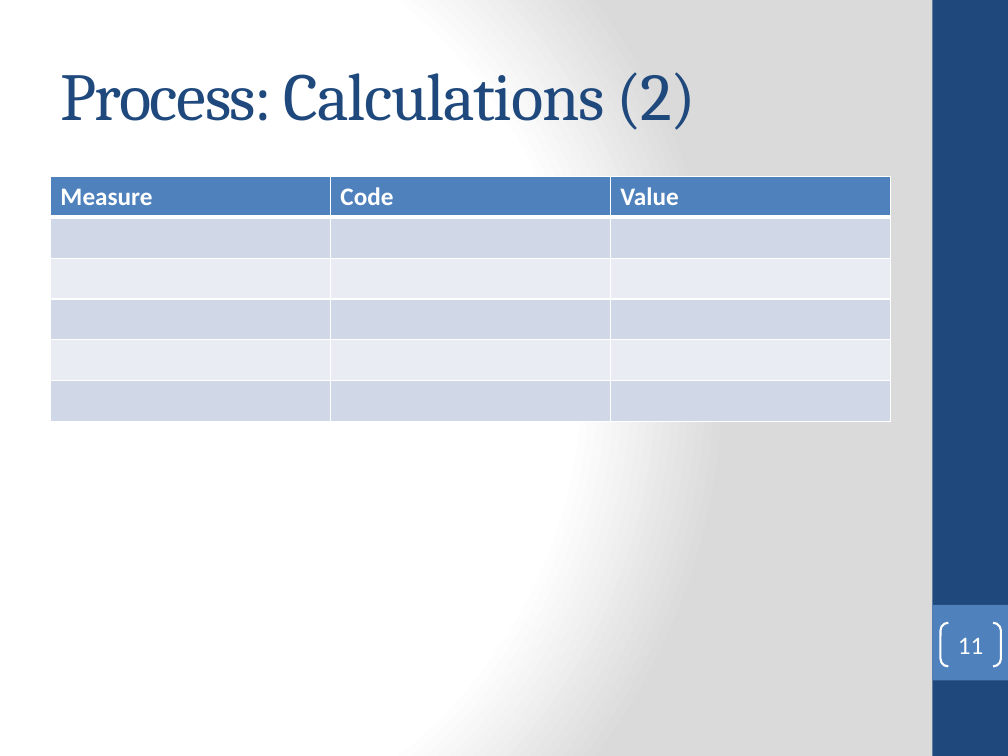
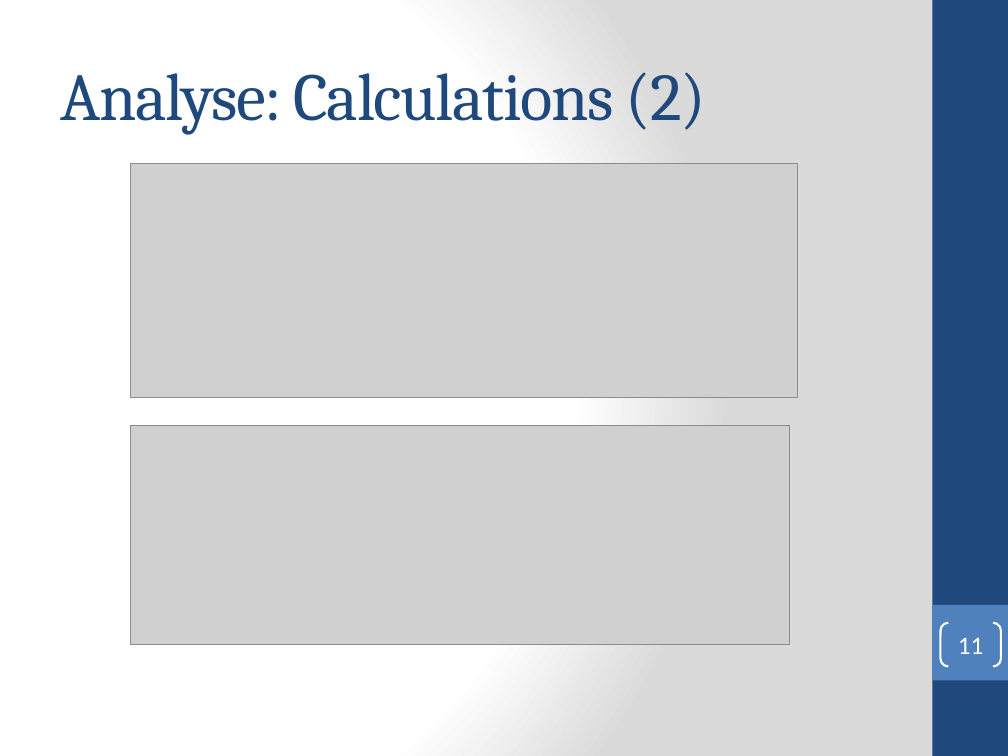
Before and after one commit to dicetvincet/Google-data-analytics-certificate, a slide deck: slide 11 of Google analytics Capstone.pptx. Drawn at 1008x756 pixels with LibreOffice and Linux fonts; fonts in the diff are those of the drawing; grey boxes stand for pictures. Boxes give left, top, right and bottom in pixels: in the first picture for what was removed or moved away, otherwise in the second. Text is boxed around its words. In the diff, an @@ line names an element or a change of style, - is before the commit and + after.

```diff
--- a/Google analytics Capstone.pptx
+++ b/Google analytics Capstone.pptx
@@ title at bbox=[60, 72, 706, 135]: text changed @@
-Process: Calculations (2)
+Analyse: Calculations (2)
@@ table removed at bbox=[50, 176, 891, 421], 6 rows, 3 columns @@
-Measure | Code | Value
- |  | 
- |  | 
- |  | 
- |  | 
- |  | 
@@ picture added at bbox=[131, 163, 797, 397] @@
@@ picture added at bbox=[131, 425, 790, 644] @@
```
Also in this commit, not shown: 4 other slides changed, 7 slides added, 1 other file.
